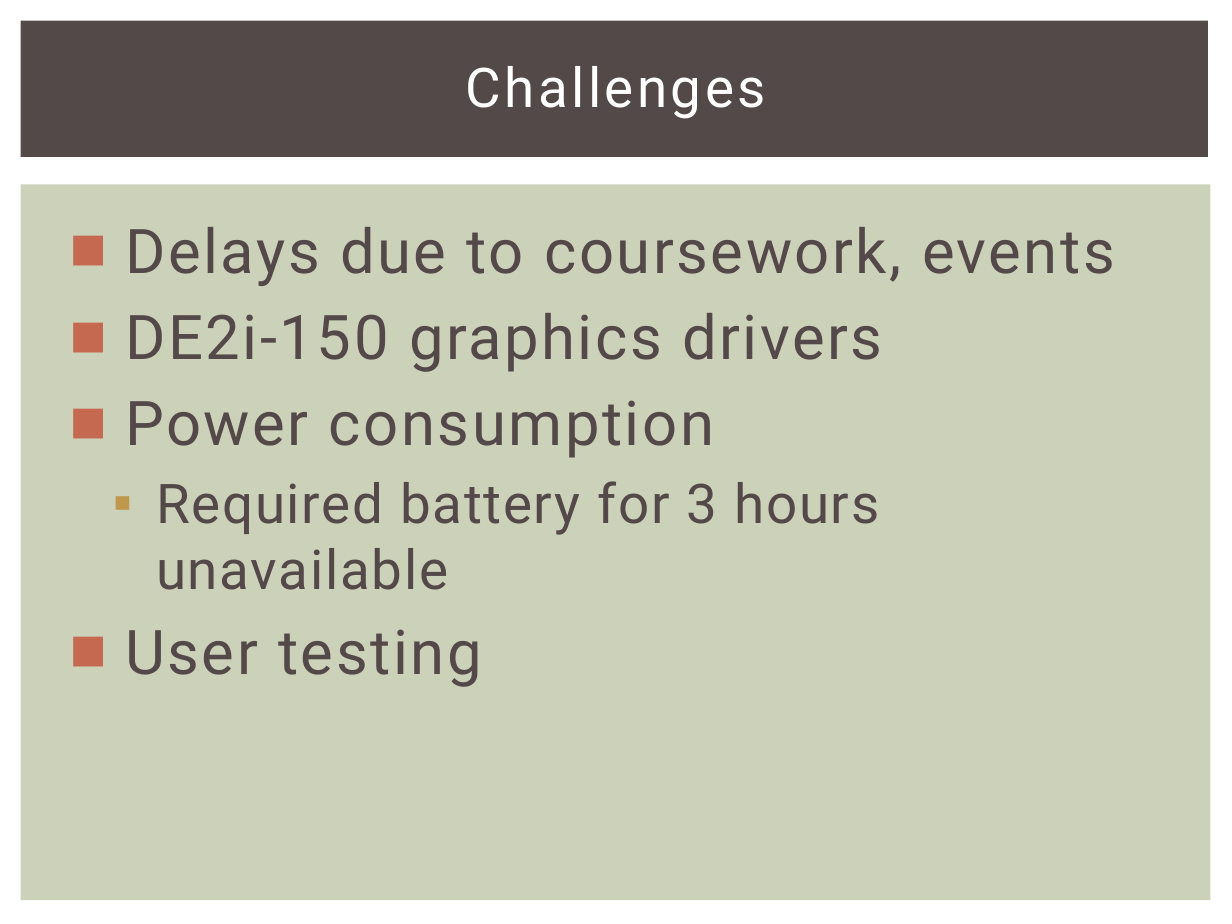
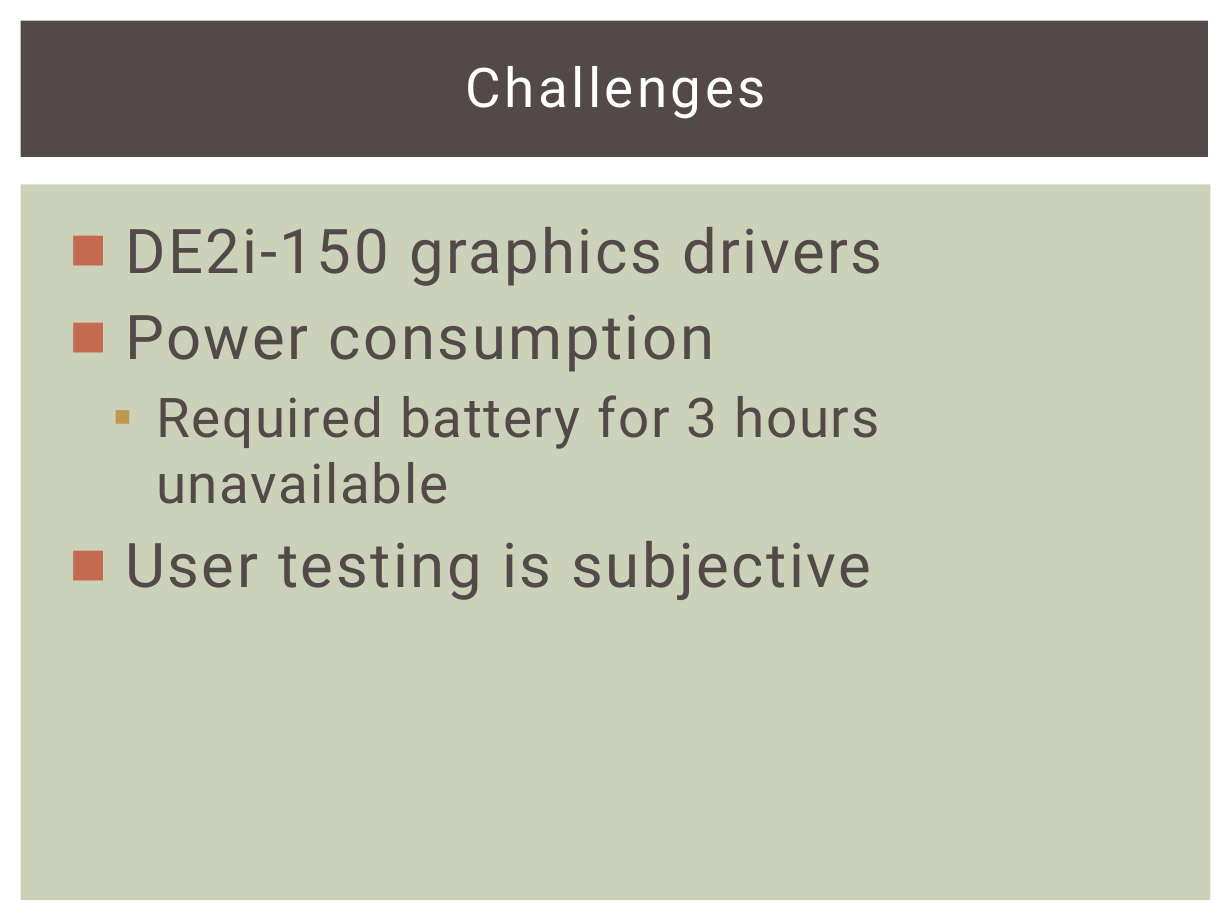
Before and after one commit to snowpuppy/augreality, a slide deck: slide 25 of doc/AugRealityFinalPresentation.pptx. Drawn at 1232x924 pixels with LibreOffice and Linux fonts; fonts in the diff are those of the drawing. Boxes give left, top, right and bottom in pixels: in the first picture for what was removed or moved away, otherwise in the second. Text is boxed around its words. In the diff, an @@ line names an element or a change of style, - is before the commit and + after.

```diff
--- a/doc/AugRealityFinalPresentation.pptx
+++ b/doc/AugRealityFinalPresentation.pptx
@@ text at box(125, 227, 1115, 286): paragraph removed @@
-■ Delays due to coursework, events
@@ text at box(125, 541, 872, 600): text changed @@
-■ User testing
+■ User testing is subjective
```
Also in this commit, not shown: 9 other slides changed, 1 slide added, 1 slide removed.
